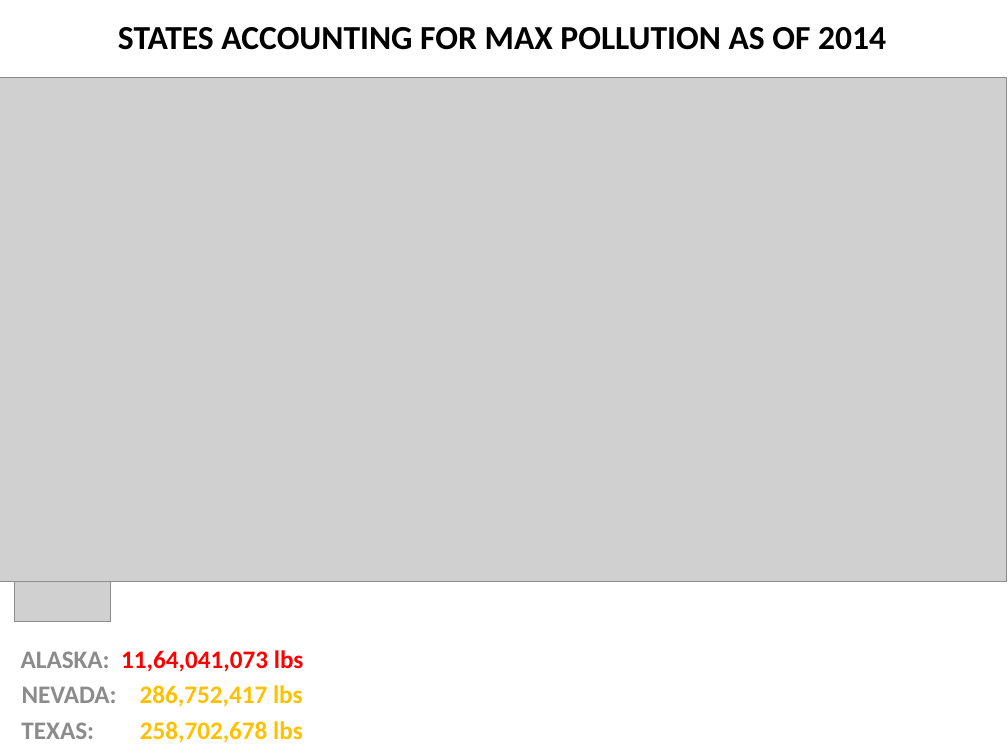
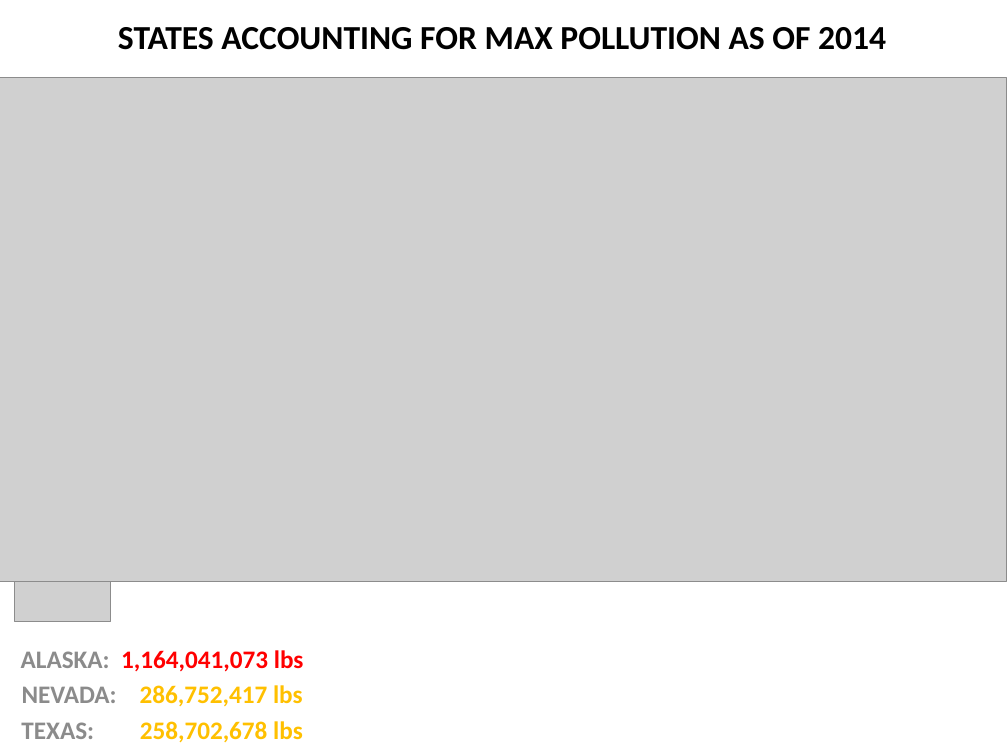
Before and after one commit to AniKarenina/INFM600_Grand, a slide deck: slide 3 of INFM600_0201_Release_Folder/INFM600_0201_Grand_Presentation/INFM600_0201_Grand_ProjectPresentation.pptx. Drawn at 1008x756 pixels with LibreOffice and Linux fonts; fonts in the diff are those of the drawing; grey boxes stand for pictures. Boxes give left, top, right and bottom in pixels: in the first picture for what was removed or moved away, otherwise in the second. Text is boxed around its words. In the diff, an @@ line names an element or a change of style, - is before the commit and + after.

```diff
--- a/INFM600_0201_Release_Folder/INFM600_0201_Grand_Presentation/INFM600_0201_Grand_ProjectPresentation.pptx
+++ b/INFM600_0201_Release_Folder/INFM600_0201_Grand_Presentation/INFM600_0201_Grand_ProjectPresentation.pptx
@@ subtitle at (21, 650, 304, 672): text changed @@
-ALASKA: 11,64,041,073 lbs
+ALASKA: 1,164,041,073 lbs
```
Also in this commit, not shown: 1 other file.
